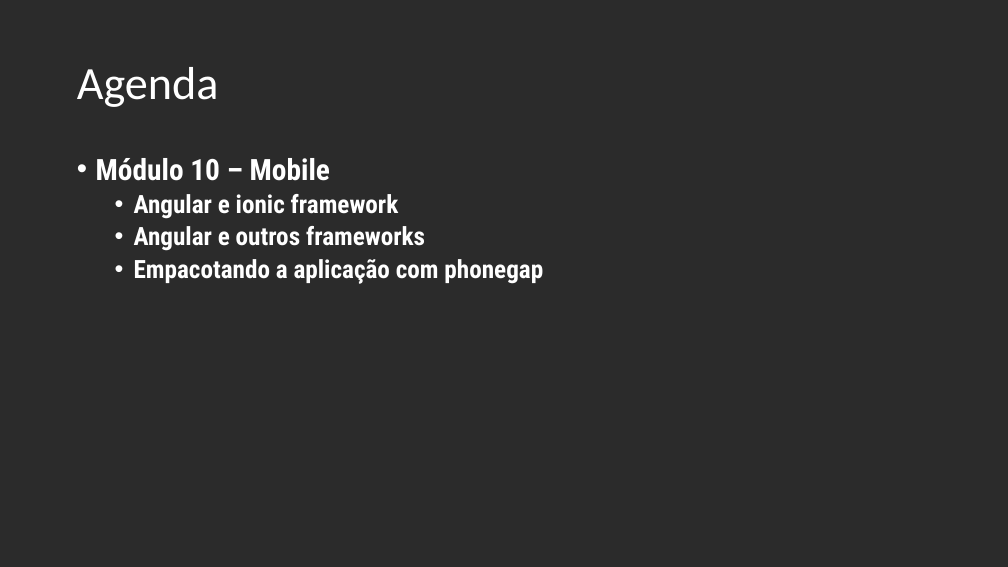
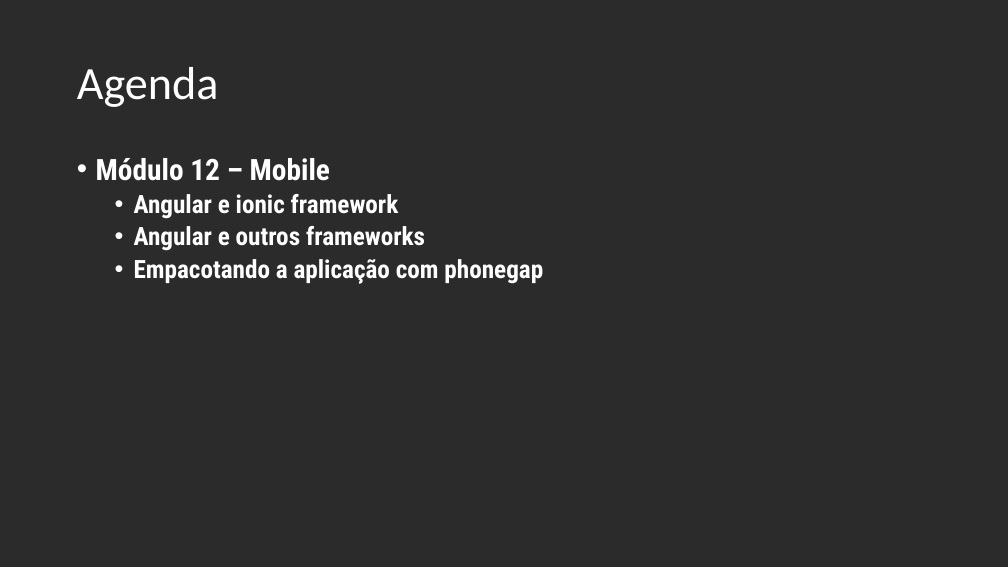
Before and after one commit to andrebaltieri/5500, a slide deck: slide 15 of Apresentações/Modulo 1/M01A01.pptx (slide 13 before the commit). Drawn at 1008x567 pixels with LibreOffice and Linux fonts; fonts in the diff are those of the drawing; background and template pictures are left out; a plain dark background stands for a picture behind light text. Boxes give left, top, right and bottom in pixels: in the first picture for what was removed or moved away, otherwise in the second. Text is boxed around its words. In the diff, an @@ line names an element or a change of style, - is before the commit and + after.

```diff
--- a/Apresentações/Modulo 1/M01A01.pptx
+++ b/Apresentações/Modulo 1/M01A01.pptx
@@ text at [96,158,330,181]: text changed @@
-• Módulo 10 – Mobile
+• Módulo 12 – Mobile
```
Also in this commit, not shown: 5 other slides changed, 2 slides added, 38 other files.
